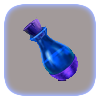
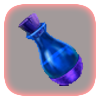
Two versions of the same layered image (100 x 100). Layer-by-layer changes:
added layer "Layer 3 copy 2" above "Layer 3 copy" over [17, 11, 84, 86]
hid "Layer 3 copy" over [22, 17, 79, 81]
showed "Layer 2 copy" over [4, 4, 96, 96]
hid "Layer 2" over [4, 4, 96, 96]
